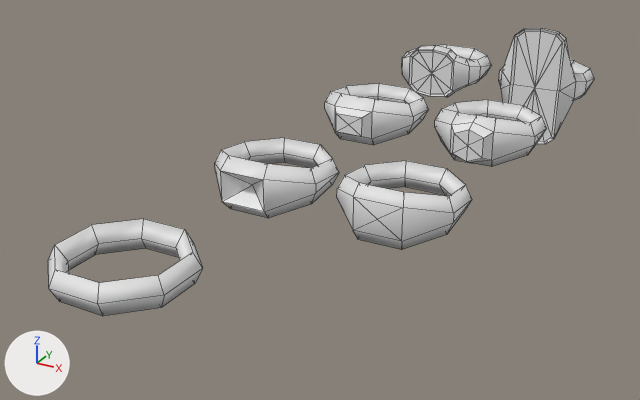
One commit to the Blender file resources/meshes/items/rings01.blend: the scene before it, then after it.
Before and after are seen from a 50 mm lens placed at (0.0943, -0.1036, 0.0741), pointed at (0.0044, 0.0599, -0.0076). The axes (+X, +Y, +Z) are drawn at lower left. The lights are the same throughout. Mesh edges are drawn as thin lines.

Names of what the first picture shows: 'ringSIgnet03', 'ringSignet01', 'ringSignet02', 'ringSimple', 'ringSocketed00', 'ringSocketed04', 'ringSocketed06'.
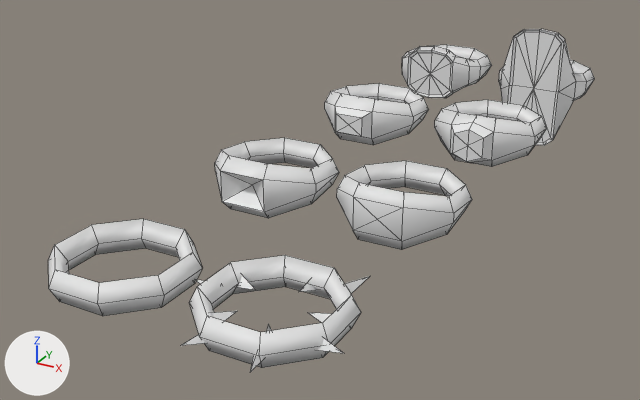
Pixel boxes [x1, y1, x2, y2] of what changed, in the pictures (640 x 400 px):
'ringThorned01', added: after [181, 255, 370, 372]

The change, as a diff of the scene's bpy script:
```diff
--- a/resources/meshes/items/rings01.blend.py
+++ b/resources/meshes/items/rings01.blend.py
@@ me_ringthorned01 @@
+me_ringthorned01.from_pydata(...)  # 76 vertices, 65 faces; spans x -0.0161..0.0158, y -0.0172..0.0144, z -0.0241..-0.0181
@@ ob_ringthorned01 @@
+ob_ringthorned01 = bpy.data.objects.new('ringThorned01', me_ringthorned01)
+ob_ringthorned01.location = (0.03, 0.0, 0.0241)
```
